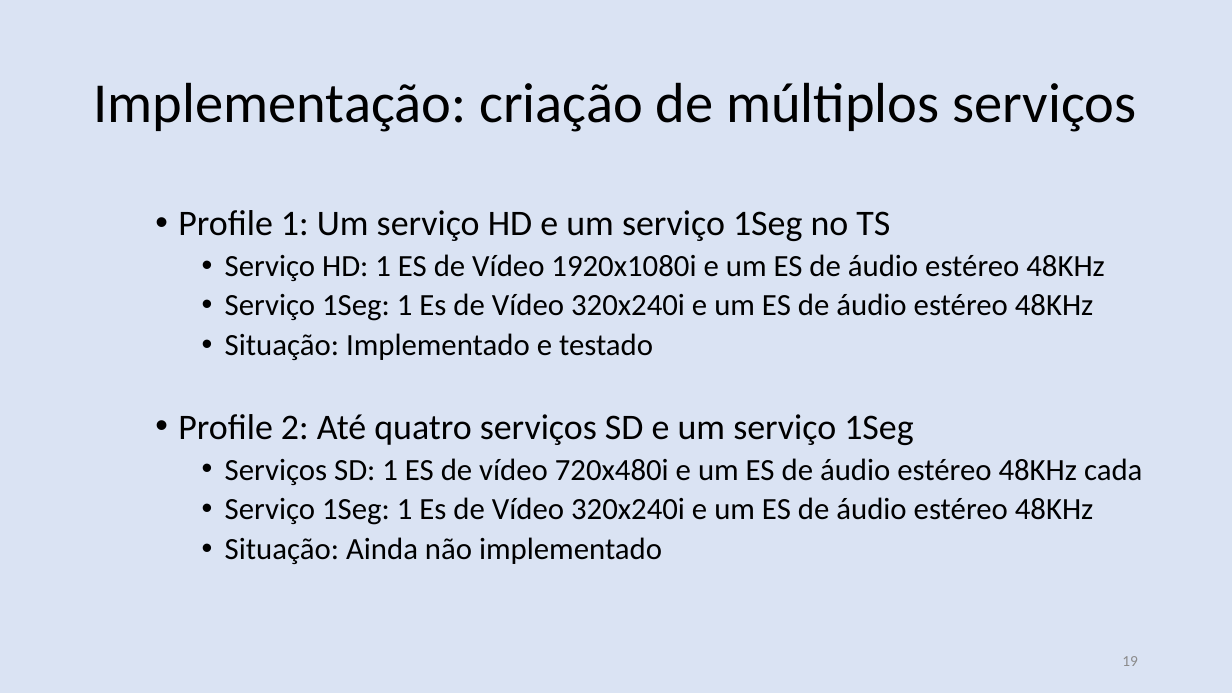
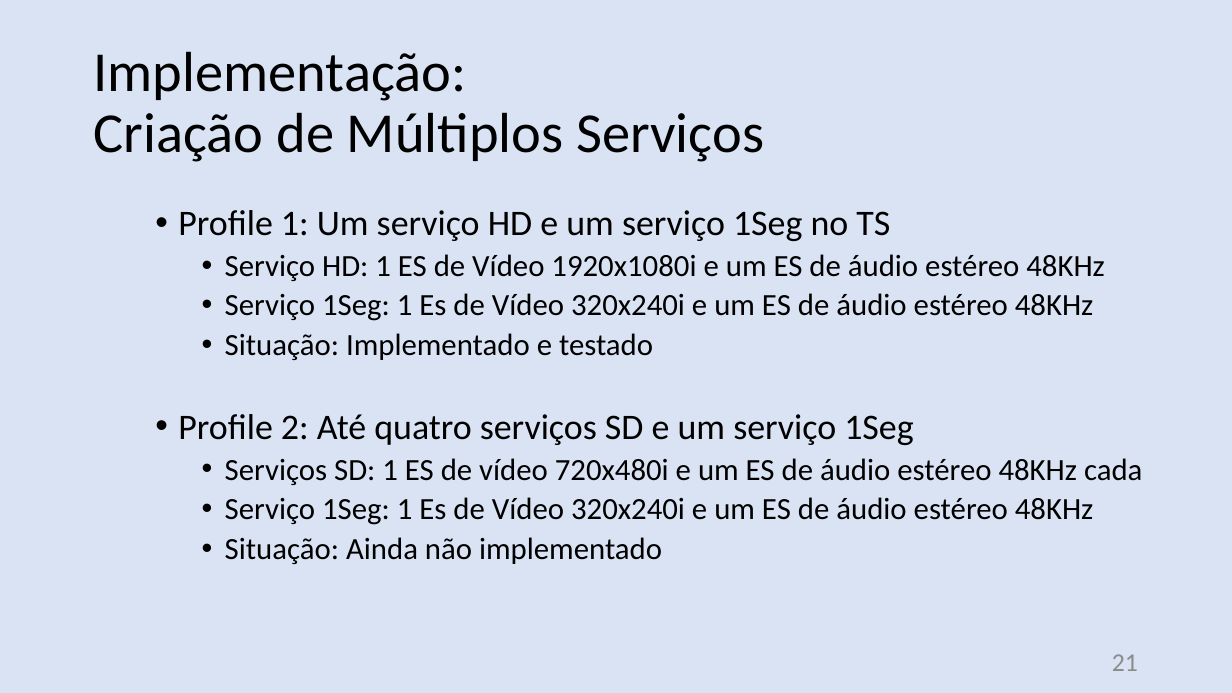
Before and after one commit to nasall2/TCC, a slide deck: slide 21 of relatorio/abntex2-modelos-1.9.2/figuras/apresentacao.pptx (slide 19 before the commit). Drawn at 1232x693 pixels with LibreOffice and Linux fonts; fonts in the diff are those of the drawing. Boxes give left, top, right and bottom in pixels: in the first picture for what was removed or moved away, otherwise in the second. Text is boxed around its words. In the diff, an @@ line names an element or a change of style, - is before the commit and + after.

```diff
--- a/relatorio/abntex2-modelos-1.9.2/figuras/apresentacao.pptx
+++ b/relatorio/abntex2-modelos-1.9.2/figuras/apresentacao.pptx
@@ text at (94, 51, 764, 162): text changed @@
-Implementação: criação de múltiplos serviços
+Implementação:
+Criação de Múltiplos Serviços
@@ page number at (1112, 654, 1138, 671): text changed; size 12 to 20 pt @@
-19
+21
```
Also in this commit, not shown: 12 other slides changed, 3 slides added.
